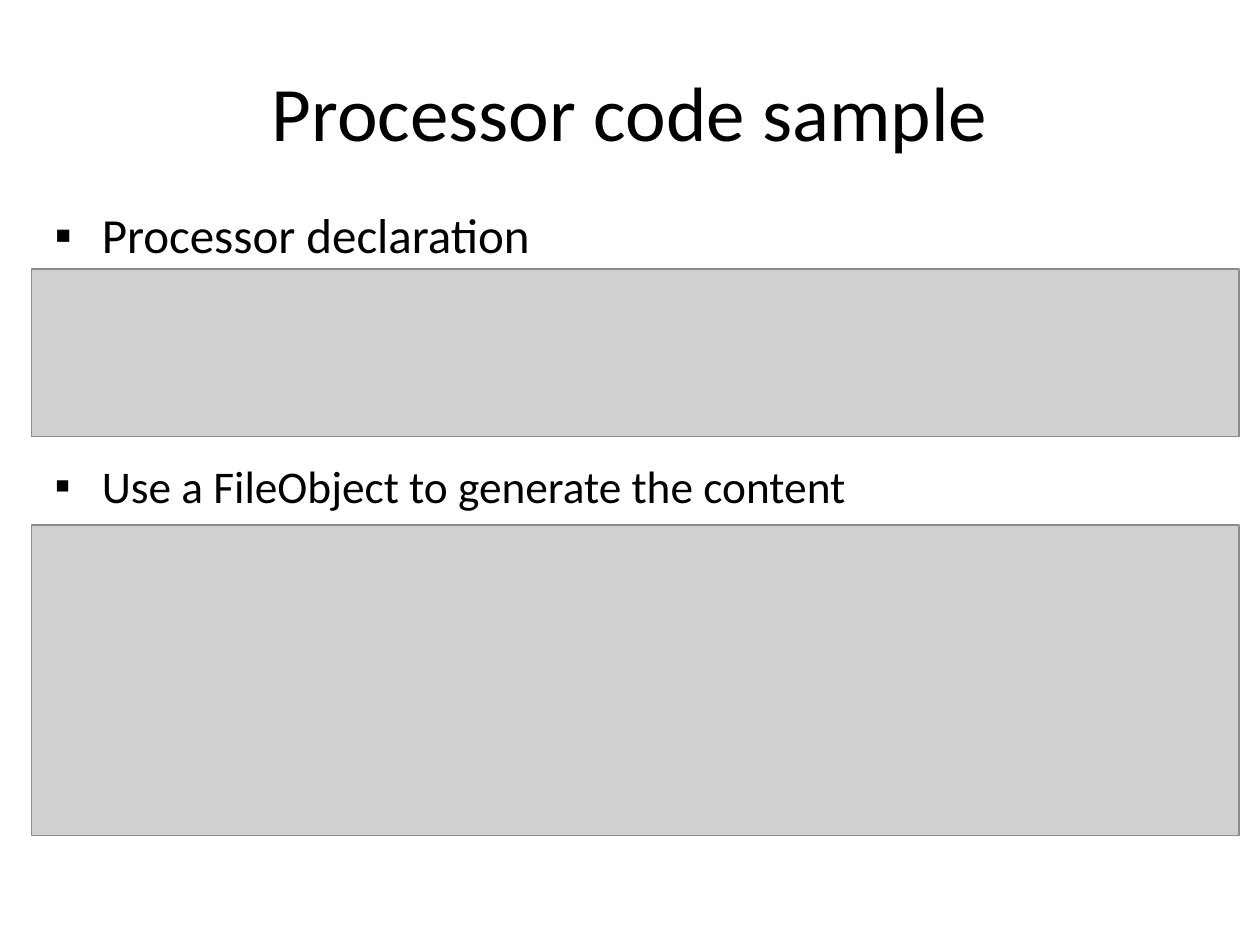
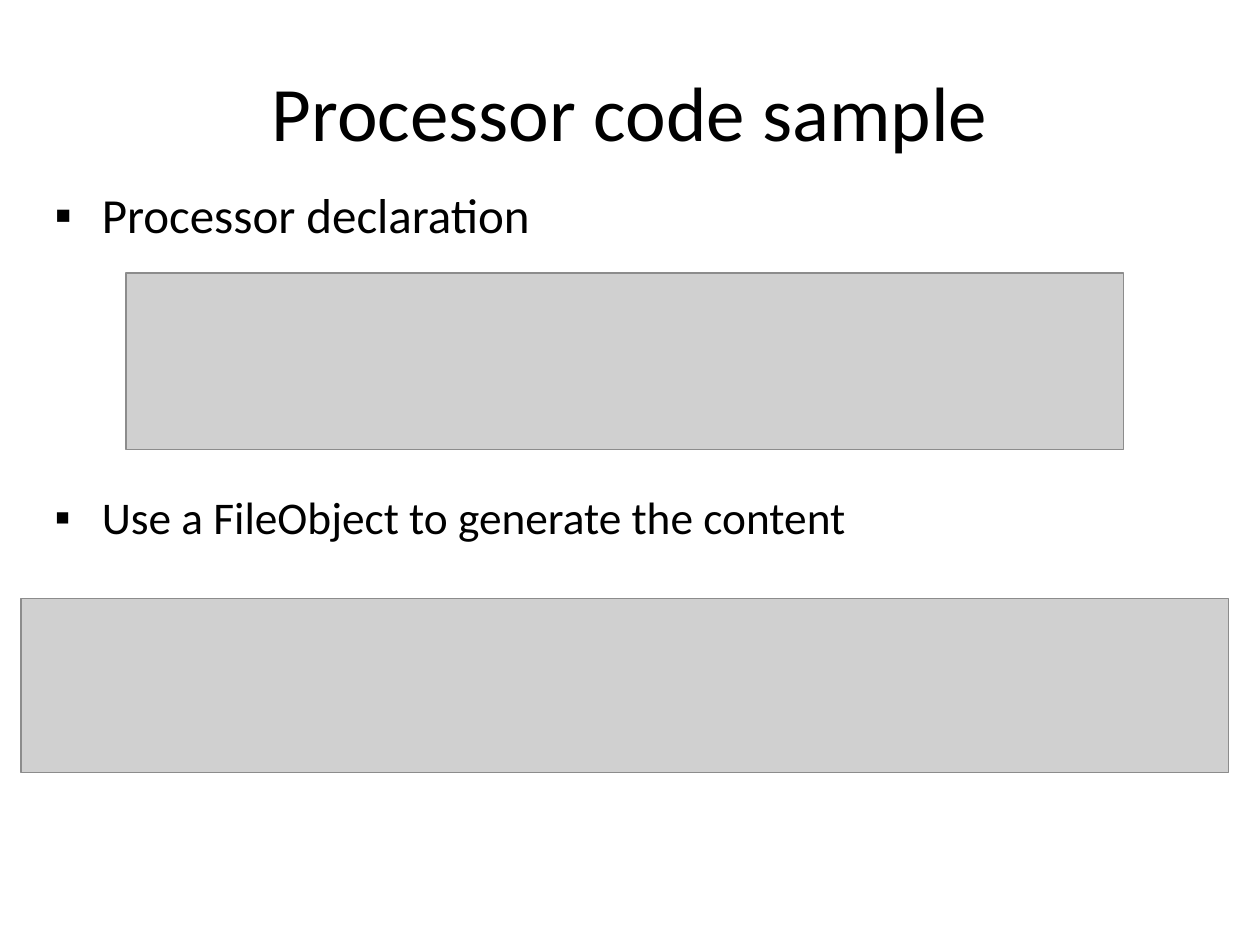
Before and after one commit to dbaeli/ez18n, a slide deck: slide 20 of ez18n-slides/javaone-2012/ez18n_javaone2012.pptx (slide 19 before the commit). Drawn at 1260x945 pixels with LibreOffice and Linux fonts; fonts in the diff are those of the drawing; grey boxes stand for pictures; background and template pictures are left out. Boxes give left, top, right and bottom in pixels: in the first picture for what was removed or moved away, otherwise in the second. Text is boxed around its words. In the diff, an @@ line names an element or a change of style, - is before the commit and + after.

```diff
--- a/ez18n-slides/javaone-2012/ez18n_javaone2012.pptx
+++ b/ez18n-slides/javaone-2012/ez18n_javaone2012.pptx
@@ text "Processor declaration": place and size @@
-text "Processor declaration" at <box>102,219,529,254</box>
+text "Processor declaration" at <box>102,199,529,234</box>
@@ picture: place and size @@
-picture at <box>32,268,1239,436</box>
+picture at <box>126,273,1124,450</box>
@@ text "Use a FileObject to generate ...": place and size @@
-text "Use a FileObject to generate ..." at <box>102,471,845,511</box>
+text "Use a FileObject to generate ..." at <box>102,502,845,542</box>
@@ picture: place and size @@
-picture at <box>32,525,1239,837</box>
+picture at <box>21,598,1228,772</box>
```
Also in this commit, not shown: 12 other slides changed, 2 slides added, 3 slides removed, 5 other files.
